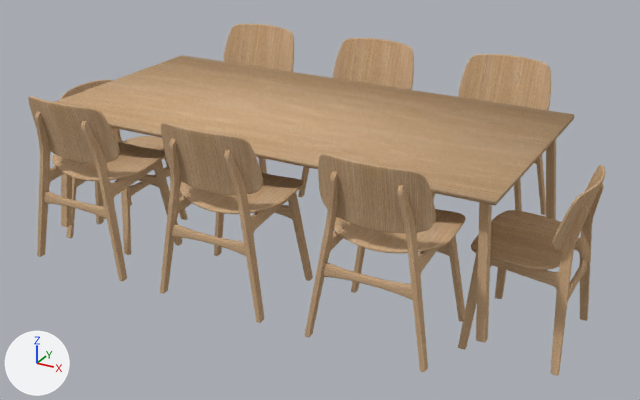
What one commit did to the Blender file Assets/Danny/Imports/Furniture/DiningTable/DiningTableAndChairs.blend.
One viewpoint serves both versions: a camera (50 mm lens) standing at (2.23, -3.88, 2.16) and looking at (0.1, 0.01, 0.22). Lighting does not change. The marker at lower left points along +X, +Y and +Z.

The scene before the commit, as lines of its bpy script (objects in view):
```python
me_chair = bpy.data.meshes.new('Chair')
me_chair.from_pydata(...)  # 1548 vertices, 1508 faces; spans x -1.101..-0.519, y 0.4..0.954, z -0.001..0.9
me_chair.polygons.foreach_set('use_smooth', [True] * 1508)
me_chair.materials.append(mat_wood)
me_chair_001 = bpy.data.meshes.new('Chair.001')
me_chair_001.from_pydata(...)  # 1548 vertices, 1508 faces; spans x -1.564..-1.01, y -0.291..0.291, z -0.263..0.638
me_chair_001.polygons.foreach_set('use_smooth', [True] * 1508)
me_chair_001.materials.append(mat_wood)
me_tabletop = bpy.data.meshes.new('TableTop')
me_tabletop.from_pydata(...)  # a box spanning x -1.27..1.27, y -0.63..0.63, z 0.69..0.71
me_tabletop.polygons.foreach_set('use_smooth', [True] * 6)
me_tabletop.materials.append(mat_wood)
ob_chairs = bpy.data.objects.new('Chairs', me_chair)
ob_chairs.parent = ob_tableandchairs
ob_chairs.location = (0.0, 0.0, 0.0)
_m = ob_chairs.modifiers.new('Array', 'ARRAY')
_m.count = 3
_m.constant_offset_displace = (0.0, 0.0, 0.0)
_m.relative_offset_displace = (1.4, 0.0, 0.0)
_m = ob_chairs.modifiers.new('Mirror', 'MIRROR')
_m.use_axis = (False, True, False)
_m.mirror_object = ob_table
_m = ob_chairs.modifiers.new('Subdivision', 'SUBSURF')
_m.levels = 3
_m.render_levels = 3
ob_chairs_001 = bpy.data.objects.new('Chairs.001', me_chair_001)
ob_chairs_001.parent = ob_tableandchairs
ob_chairs_001.location = (0.0, 0.0, 0.0)
_m = ob_chairs_001.modifiers.new('Mirror', 'MIRROR')
_m.mirror_object = ob_table
_m = ob_chairs_001.modifiers.new('Subdivision', 'SUBSURF')
_m.levels = 3
_m.render_levels = 3
ob_table = bpy.data.objects.new('Table', me_tabletop)
ob_table.parent = ob_tableandchairs
ob_table.location = (0.0, 0.0, 0.0)
# also in view: 'TableLegs' at (0.0, 0.0, 0.35)
```
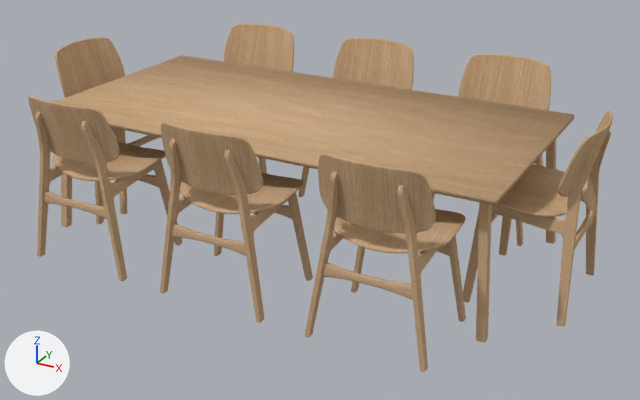
Boxes [x1, y1, x2, y2] around the edits, measured in the pictures (640 x 400 px):
'Chairs.001', moved: before [61, 79, 605, 376]; after [55, 37, 613, 327]

What the commit changed:
Object 'Chairs.001' (ob_chairs_001) moves from (0.0, 0.0, 0.0) to (0.0, 0.0, 0.266).
